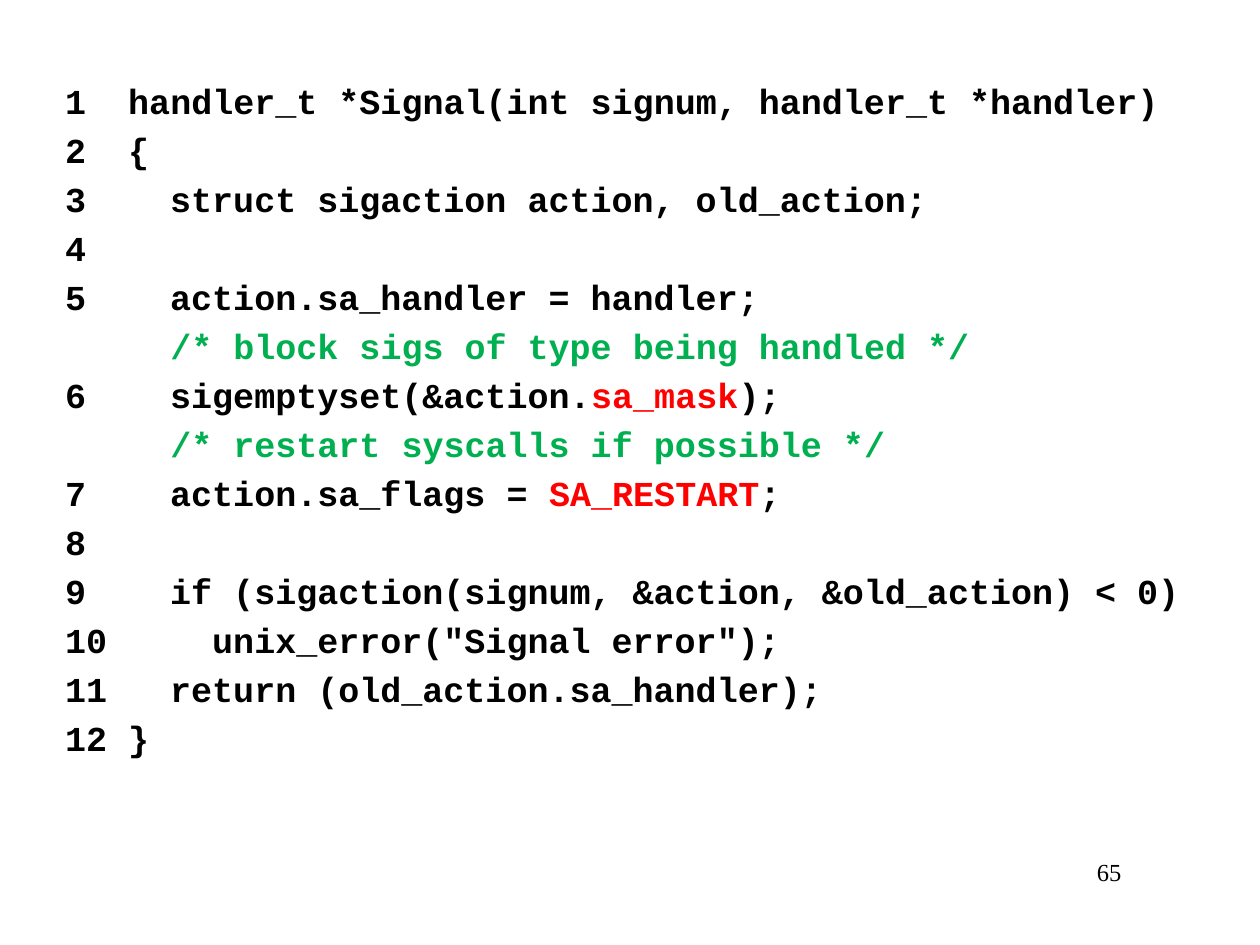
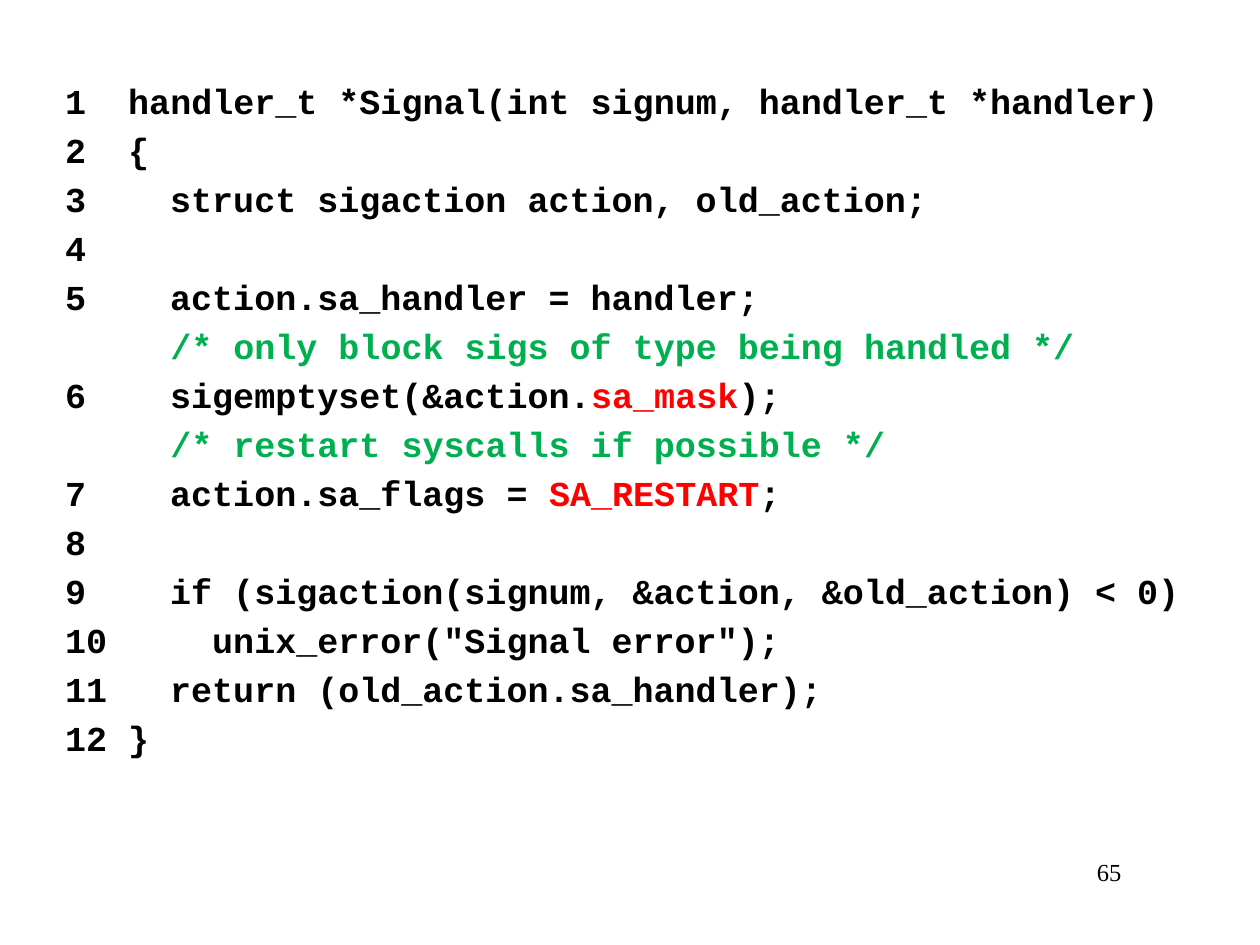
Before and after one commit to functionx37/Homework-in-RUC, a slide deck: slide 65 of Foundations of Computer Systems II/Coursewares/4-signal.pptx. Drawn at 1260x945 pixels with LibreOffice and Linux fonts; fonts in the diff are those of the drawing. Boxes give left, top, right and bottom in pixels: in the first picture for what was removed or moved away, otherwise in the second. Text is boxed around its words. In the diff, an @@ line names an element or a change of style, - is before the commit and + after.

```diff
--- a/Foundations of Computer Systems II/Coursewares/4-signal.pptx
+++ b/Foundations of Computer Systems II/Coursewares/4-signal.pptx
@@ text at bbox=[233, 335, 1011, 367]: text changed @@
-/* block sigs of type being handled */
+/* only block sigs of type being handled */
```
Also in this commit, not shown: 12 other slides changed, 32 other files.
